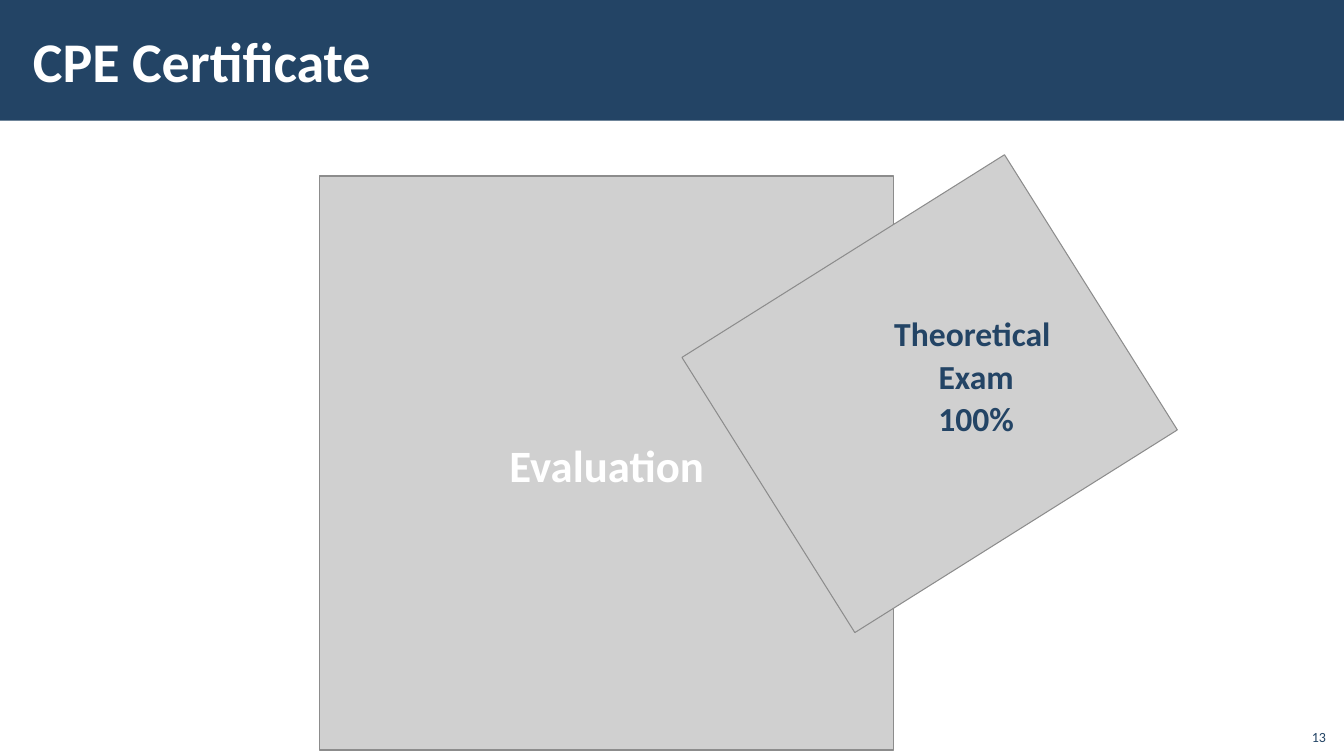
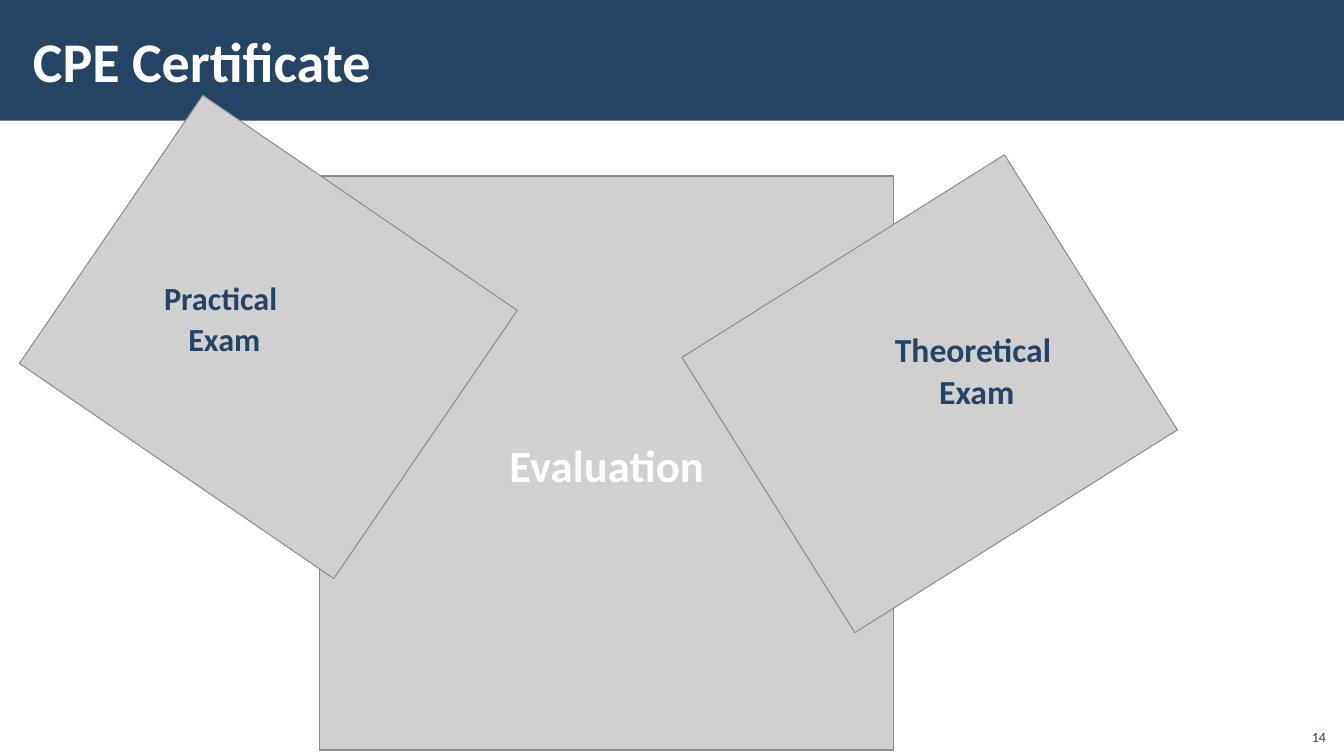
Before and after one commit to todorkrastev/software-university, a slide deck: slide 14 of Java/M03JavaAdvanced/CourseIntroduction/0. Java-Advanced-Course-Introduction.pptx (slide 13 before the commit). Drawn at 1344x756 pixels with LibreOffice and Linux fonts; fonts in the diff are those of the drawing; grey boxes stand for pictures; background and template pictures are left out. Boxes give left, top, right and bottom in pixels: in the first picture for what was removed or moved away, otherwise in the second. Text is boxed around its words. In the diff, an @@ line names an element or a change of style, - is before the commit and + after.

```diff
--- a/Java/M03JavaAdvanced/CourseIntroduction/0. Java-Advanced-Course-Introduction.pptx
+++ b/Java/M03JavaAdvanced/CourseIntroduction/0. Java-Advanced-Course-Introduction.pptx
@@ picture added at <box>19,95,517,578</box> @@
@@ text added at <box>164,287,277,351</box>, 23 pt, text #234465, bold @@
+Practical
+Exam
@@ text at <box>895,338,1051,404</box>: text changed @@
-Theoretical
-Exam
-100%
+Theoretical
+Exam
@@ page number at <box>1312,733,1326,742</box>: text changed @@
-13
+14
```
Also in this commit, not shown: 1 slide added.
